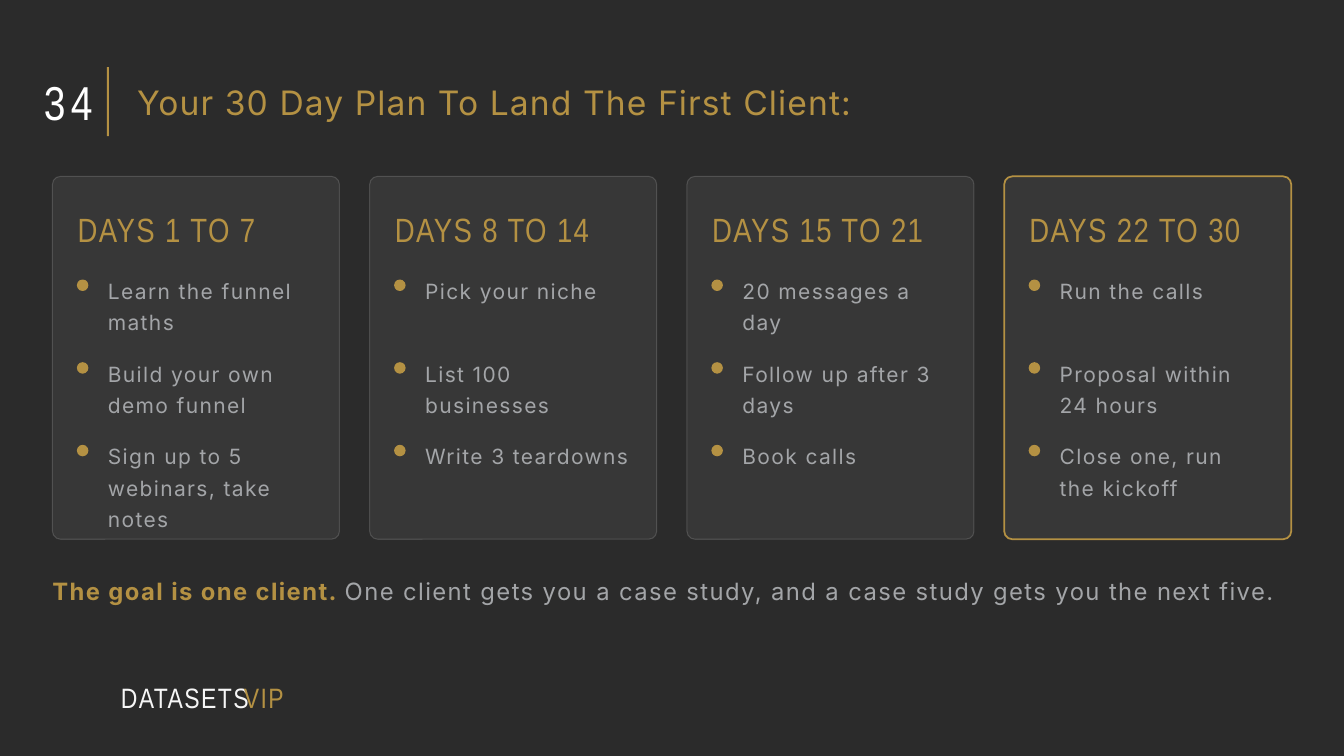
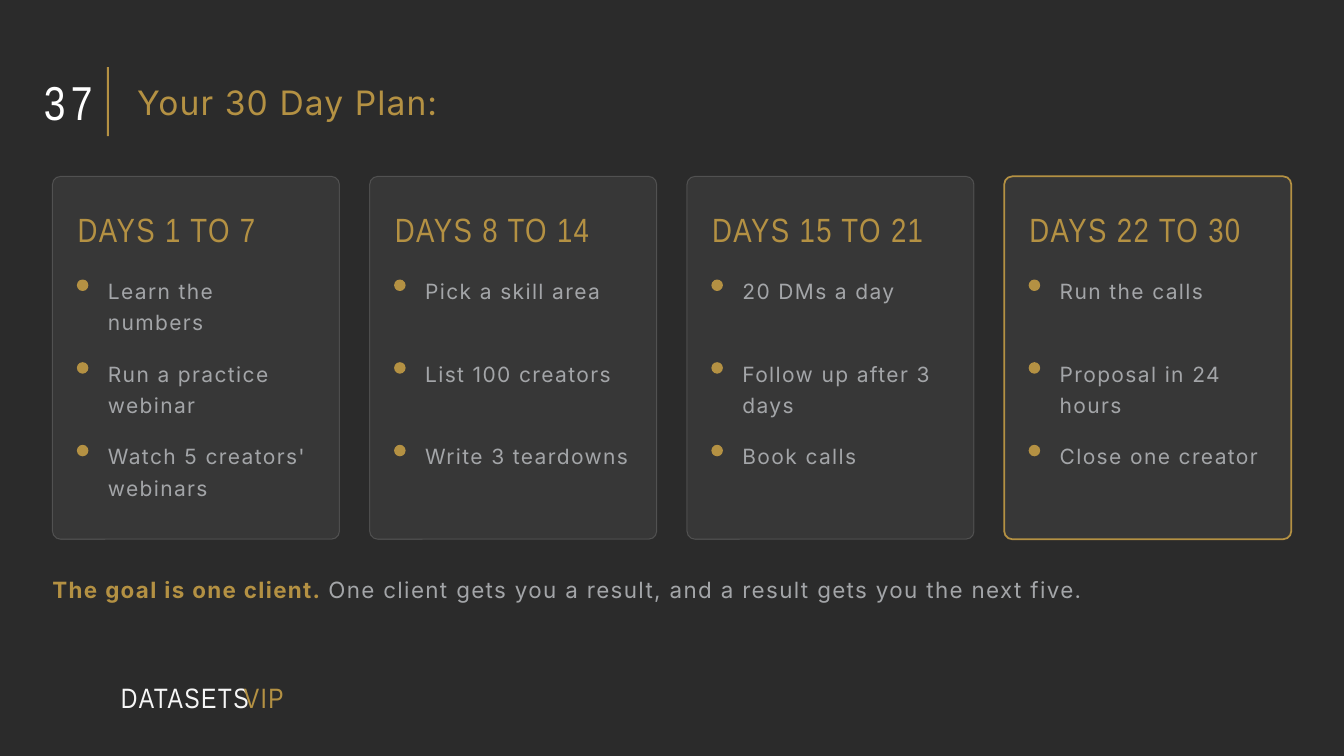
Before and after one commit to NMD2K15/nayscale-landing, a slide deck: slide 43 of vip/webinar-growth-specialist/The Webinar Growth Specialist.pptx (slide 39 before the commit). Drawn at 1344x756 pixels with LibreOffice and Linux fonts; fonts in the diff are those of the drawing; background and template pictures are left out; a plain dark background stands for a picture behind light text. Boxes give left, top, right and bottom in pixels: in the first picture for what was removed or moved away, otherwise in the second. Text is boxed around its words. In the diff, an @@ line names an element or a change of style, - is before the commit and + after.

```diff
--- a/vip/webinar-growth-specialist/The Webinar Growth Specialist.pptx
+++ b/vip/webinar-growth-specialist/The Webinar Growth Specialist.pptx
@@ text at bbox=[44, 86, 93, 121]: text changed @@
-34
+37
@@ title at bbox=[137, 90, 437, 122]: text changed @@
-Your 30 Day Plan To Land The First Client:
+Your 30 Day Plan:
@@ text at bbox=[108, 284, 213, 330]: text changed @@
-Learn the funnel maths
+Learn the numbers
@@ text at bbox=[425, 283, 600, 299]: text changed @@
-Pick your niche
+Pick a skill area
@@ text at bbox=[742, 283, 894, 303]: text changed @@
-20 messages a day
+20 DMs a day
@@ text at bbox=[108, 366, 268, 413]: text changed @@
-Build your own demo funnel
+Run a practice webinar
@@ text at bbox=[425, 366, 611, 382]: text changed @@
-List 100 businesses
+List 100 creators
@@ text at bbox=[1060, 366, 1219, 413]: text changed @@
-Proposal within 24 hours
+Proposal in 24 hours
@@ text at bbox=[108, 449, 305, 496]: text changed @@
-Sign up to 5 webinars, take notes
+Watch 5 creators' webinars
@@ text at bbox=[1060, 448, 1258, 464]: text changed @@
-Close one, run the kickoff
+Close one creator
@@ text at bbox=[52, 581, 1081, 603]: text changed; size 17 to 16 pt @@
-The goal is one client. One client gets you a case study, and a case study gets you the next five.
+The goal is one client. One client gets you a result, and a result gets you the next five.
```
Also in this commit, not shown: 30 other slides changed, 12 slides added, 8 slides removed, 5 other files.
